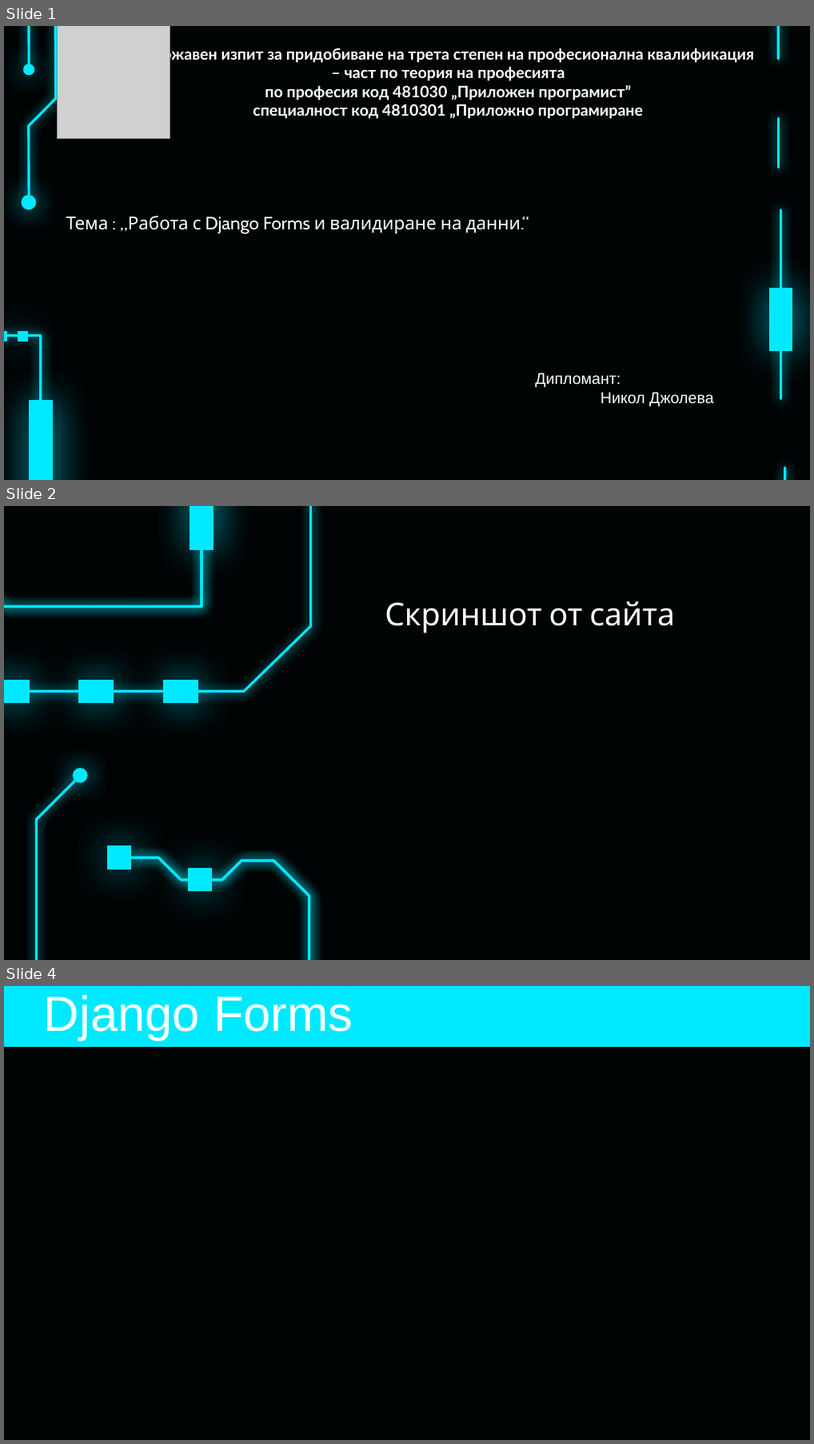
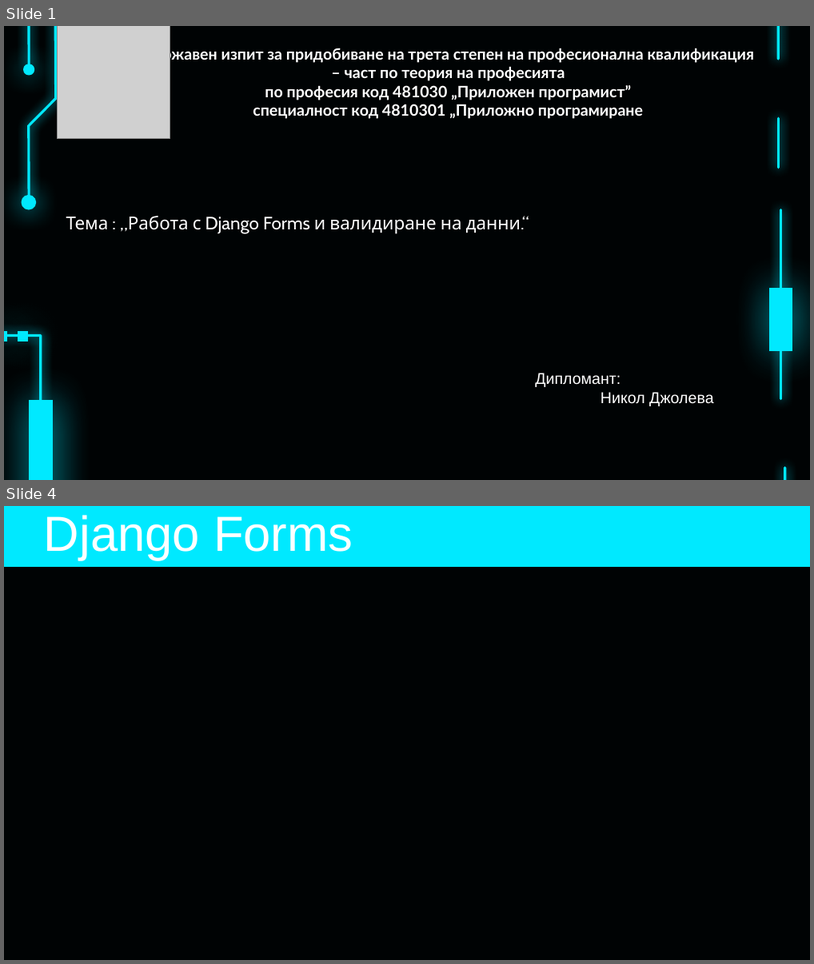
Before and after one commit to pgee-dzi2024/Theme_2503, a slide deck: dr/Защита- теория.pptx. Shown one above the other, each under a label of ours: slides 1, 2 and 4 before the commit, slides 1 and 4 after it; the slides between them are not shown. The pictures are 814x1444 and 814x964 pixels, drawn with LibreOffice and Linux fonts; fonts in the diff are those of the drawing; grey boxes stand for pictures; background and template pictures are left out. Boxes give left, top, right and bottom in pixels: in the first picture for what was removed or moved away, otherwise in the second. Text is boxed around its words. In the diff, an @@ line names an element or a change of style, - is before the commit and + after.

```diff
--- a/dr/Защита- теория.pptx
+++ b/dr/Защита- теория.pptx
@@ slide 2 removed at [4,506,810,960], background #000304 @@
@@ freeform shape removed at [4,506,201,606] @@
@@ freeform shape removed at [4,506,201,606] @@
@@ freeform shape removed at [190,506,214,550] @@
@@ subtitle removed at [385,601,675,633] @@
-Скриншот от сайта
@@ group removed at [4,506,310,703]: 4 freeform shapes @@
@@ ellipse removed at [74,768,86,781] @@
@@ freeform shape removed at [4,779,78,960] @@
@@ group removed at [4,845,310,960]: 4 freeform shapes @@
```
Also in this commit, not shown: 1 slide changed, 3 slides added, 2 other slides removed, 1 other file.
